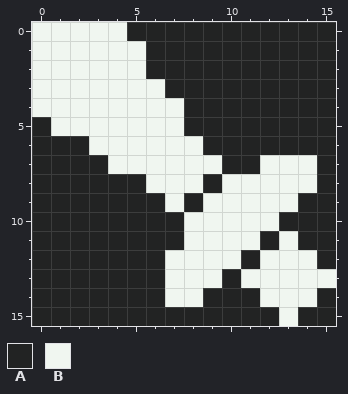
File history of a pixel-art file, raw/graphics/ui/icons/actions/attack.aseprite. The first picture shows the starting point.
16x16 pixels, 1 frame.
Visible layers, top first: "Layer 1", "Background".
Palette (. is transparent): A #222323  B #f0f6f0
Pixels before, first column x 0:
 0 BBBBBAAAAAAAAAAA
 1 BBBBBBAAAAAAAAAA
 2 BBBBBBAAAAAAAAAA
 3 BBBBBBBAAAAAAAAA
 4 BBBBBBBBAAAAAAAA
 5 ABBBBBBBAAAAAAAA
 6 AAABBBBBBAAAAAAA
 7 AAAABBBBBBAABBBA
 8 AAAAAABBBABBBBBA
 9 AAAAAAABABBBBBAA
10 AAAAAAAABBBBBAAA
11 AAAAAAAABBBBABAA
12 AAAAAAABBBBABBBA
13 AAAAAAABBBABBBBB
14 AAAAAAABBAAABBBA
15 AAAAAAAAAAAAABAA
After the commit:
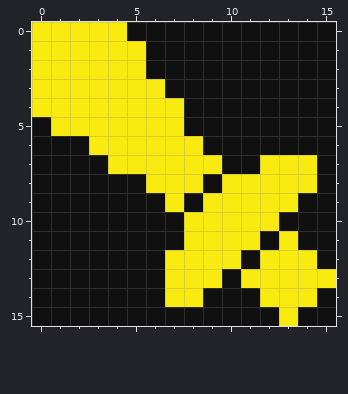
Change:
colour A: #222323 -> #101010
colour B: #f0f6f0 -> #f9eb0f
Changed places in both pictures, as pixel boxes (x1, y1, x2, y2):
changed: (32, 22, 336, 326)
